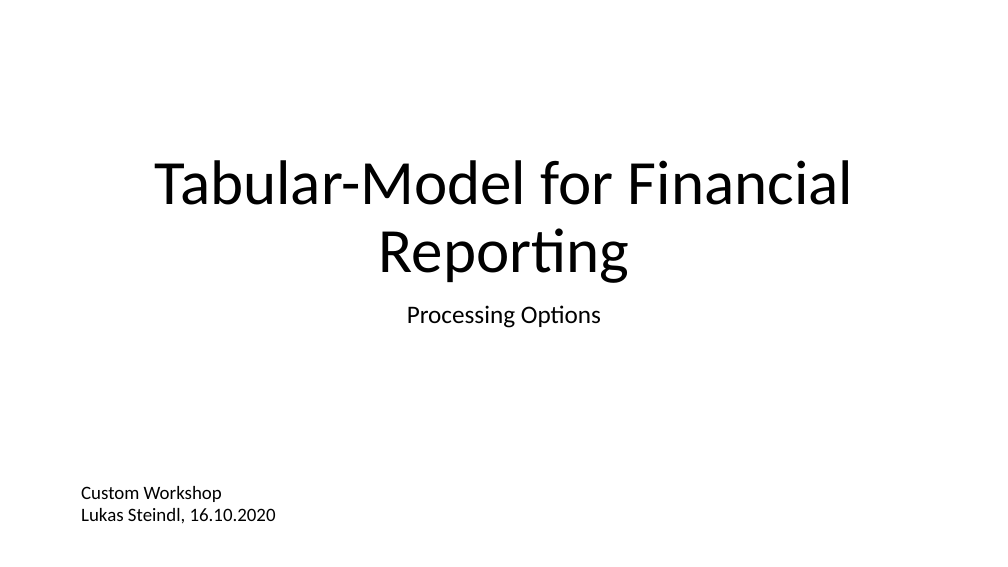
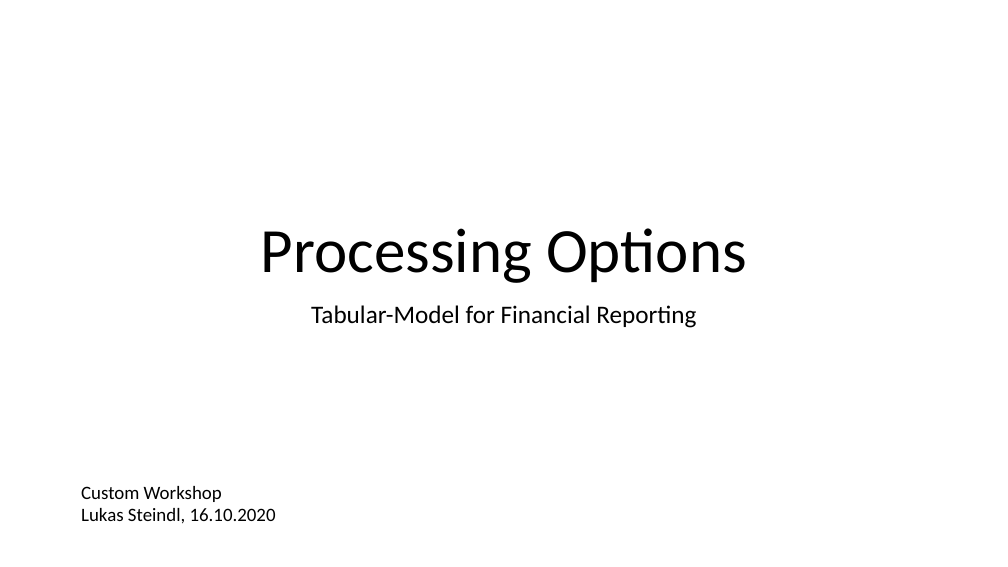
Before and after one commit to LukasSteindl/tabularmodelforfinance, a slide deck: slide 24 of Slides.pptx (slide 23 before the commit). Drawn at 1008x567 pixels with LibreOffice and Linux fonts; fonts in the diff are those of the drawing. Boxes give left, top, right and bottom in pixels: in the first picture for what was removed or moved away, otherwise in the second. Text is boxed around its words. In the diff, an @@ line names an element or a change of style, - is before the commit and + after.

Commit message:
updated model and added slides

```diff
--- a/Slides.pptx
+++ b/Slides.pptx
@@ title at [261,228,747,283]: text changed @@
-Tabular-Model for Financial Reporting
+Processing Options
@@ subtitle at [311,305,696,328]: text changed @@
-Processing Options
+Tabular-Model for Financial Reporting
```
Also in this commit, not shown: 13 other slides changed, 9 slides added, 3 slides removed, 2 other files.
